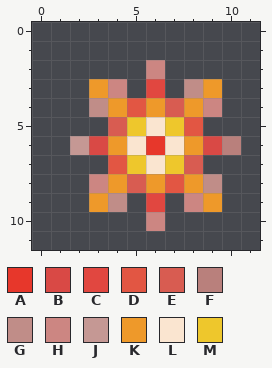
Two states of a pixel-art sprite, img/v1/New1.png. Above is the file before it was changed.
The file is 12x12 pixels. Colours within 5 levels of each other are drawn and written as one.
Palette (. is transparent): A #e7372b  B #d94945  C #e14740  D #e25643  E #d85c51  F #b9807c  G #c08d88  H #cc8682  J #c59894  K #ee992a  L #fae5d0  M #eec72c
Pixels before, first column x 2:
 2 ....H....
 3 .KH.C.GK.
 4 .GKDKEKH.
 5 ..EMLMD..
 6 JBKLALKBF
 7 ..DMLME..
 8 .HKEKDKG.
 9 .KG.C.HK.
10 ....H....
Once edited:
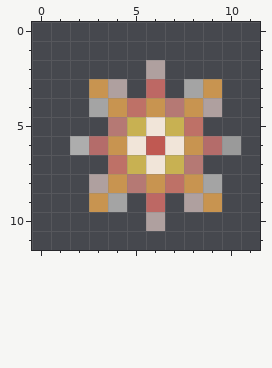
Edits made:
colour A: #e7372b -> #c05952
colour B: #d94945 -> #b46c6a
colour C: #e14740 -> #bd6864
colour D: #e25643 -> #be7167
colour E: #d85c51 -> #b57974
colour F: #b9807c -> #9a9a9a
colour G: #c08d88 -> #a4a4a4
colour H: #cc8682 -> #afa09f
colour J: #c59894 -> #adadad
colour K: #ee992a -> #c89450
colour L: #fae5d0 -> #f1e5d9
colour M: #eec72c -> #c8b152
